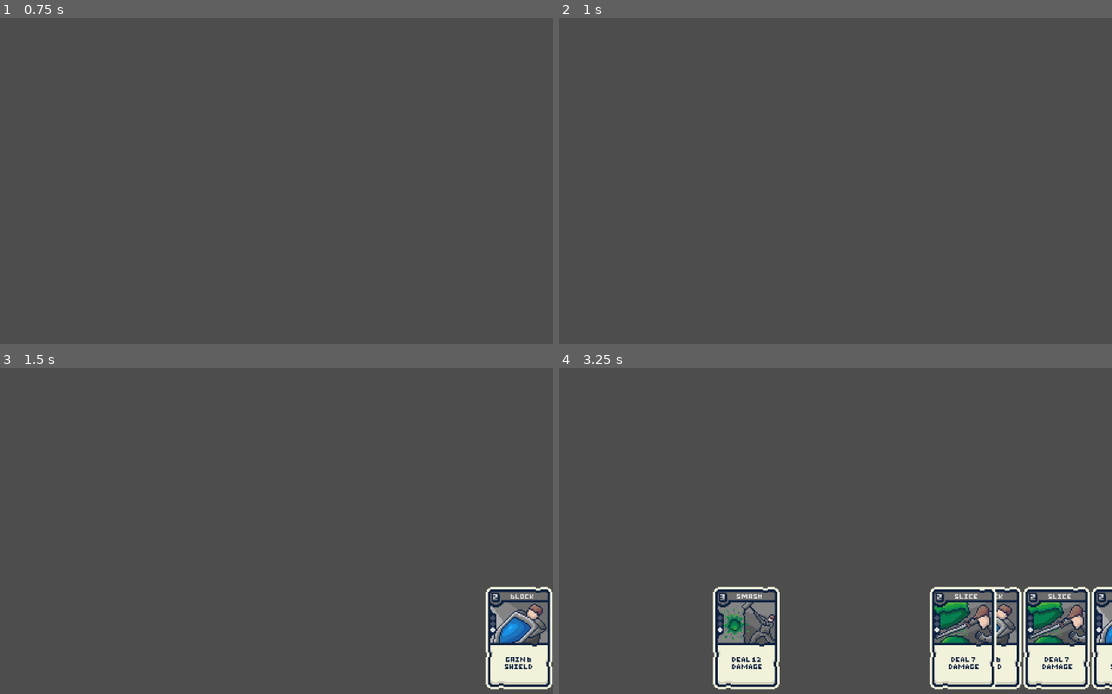
Above: before the commit, frames 1-4 (two rows, left to right).
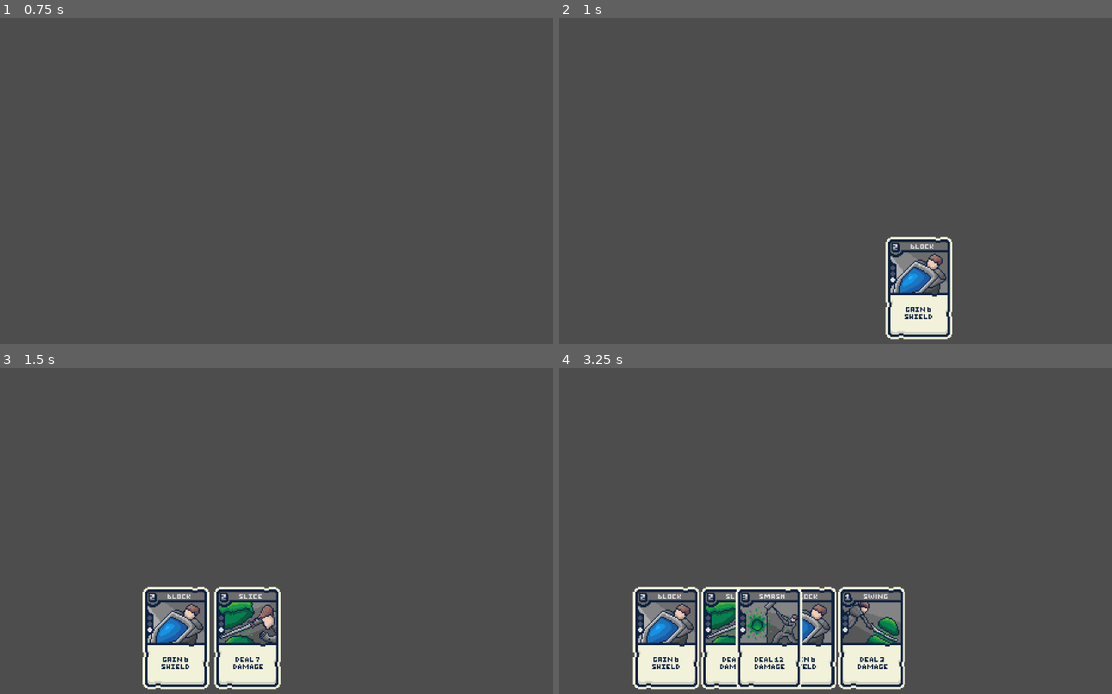
Above: after the commit, the same moments.

Repository: Fredeblok0912/Card_game
Game: Godot game, scene res://menu.tscn
Same seed, same stepped clock (60 frames per second), same inputs: the game is played once before the commit and once after it.
Inputs:
- Up to frame 1 (0.75 s): click "Start Game" at 0.5 s
- Up to frame 2 (1 s): no input
- Up to frame 3 (1.5 s): hold Up (ui_up) from 1.28 s (still down)
- Up to frame 4 (3.25 s): release Up (ui_up) at 2.03 s; hold Down (ui_down) 2.03-2.78 s; hold Up (ui_up) from 2.78 s (still down)

Frame 1 is identical in both runs. In frame 2, 3.6% of the frame differs, in the area x 59-72%, y 67-99%; in frame 3, 11%; in frame 4, 22%, in the area x 13-100%, y 67-99%.

Commit message:
Carddrawing is fucked now btw

Diff:
--- a/Cardlist.gd
+++ b/Cardlist.gd
@@ -62,4 +62,5 @@
 var decklist = [1,2,2,3,4,4]       		# Det permanente deck som bliver kopieret til hvert combat, er den som man skal add kort til når man køber
 var current_decklist = [1,2,2,3,4,4]	# Kort som er i spillerens deck under combat, burde være tom og kopiere inholdet af decklist, men for testing rn er den fyldt
 var hand_cards = []						# Kort som er i spillerens hånd
+#Discard should be empty, this is for testing purposes
 var discard_pile = [6,6,6,6,6]
--- a/Gamecode.gd
+++ b/Gamecode.gd
@@ -13,13 +13,13 @@
 	draw_cards(3)
 
 
-#Trækker N kort til hånden og
 func draw_cards(n: int):
 	for i in range(n):
 		if Cardlist.current_decklist.size() > 0:
 			var card_id = Cardlist.current_decklist.pop_front()
 			Cardlist.hand_cards.append(card_id)
 			await get_tree().create_timer(0.3).timeout
+			print("drew a card")
 			add_card(card_id)
 		elif Cardlist.current_decklist.size() <= 0 && Cardlist.discard_pile.size() <= 0:
 			print("Deck and Discard Pile empty")
@@ -29,6 +29,7 @@
 			var card_id = Cardlist.current_decklist.pop_front()
 			Cardlist.hand_cards.append(card_id)
 			await get_tree().create_timer(0.3).timeout
+			print("shuffled Discard pile into drawpile and drew a card")
 			add_card(card_id)
 
 #----------------------------------------------------------------------------
@@ -49,7 +50,7 @@
 	card_sprite.scale = Vector2(card_scale, card_scale)
 	add_child(card_sprite)
 	var viewport_width = get_viewport().get_visible_rect().size.x
-	card_sprite.position = Vector2(viewport_width + 200, hand_y)
+	card_sprite.global_position = Vector2(viewport_width, hand_y)
 
 	hand_sprites.append(card_sprite)
 	_update_hand_positions()
@@ -57,14 +58,13 @@
 func _update_hand_positions() -> void:
 	var viewport_width = get_viewport().get_visible_rect().size.x
 	var total_width = (hand_sprites.size() - 1) * card_spacing
-	var start_x = viewport_width / 2 - total_width / 2
+	var start_x = viewport_width / 2 - total_width /2
 
 	for i in range(hand_sprites.size()):
 		var target_x = start_x + i * card_spacing
 		var target_pos = Vector2(target_x, hand_y)
-
 		var tween = create_tween()
-		tween.tween_property(hand_sprites[i], "position", target_pos, tween_duration).set_trans(Tween.TRANS_SINE).set_ease(Tween.EASE_OUT)
+		tween.tween_property(hand_sprites[i], "global_position", target_pos, tween_duration).set_trans(Tween.TRANS_SINE).set_ease(Tween.EASE_OUT)
 
 func card_played(ID):
 	print("played"+Cardlist.hand_cards[ID])
@@ -82,5 +82,5 @@
 
 #Midlertid kode for at trække kort på input
 func _input(event):
-	if event.is_action_pressed("ui_up"):
+	if event.is_action_pressed("ui_down"):
 		draw_cards(1)
--- a/game.tscn
+++ b/game.tscn
@@ -8,11 +8,10 @@
 script = ExtResource("1_e2o6t")
 
 [node name="Cardlist" type="Node2D" parent="."]
-position = Vector2(-577, -1)
 script = ExtResource("1_feb5d")
 
 [node name="GameCamera" type="Camera2D" parent="."]
+position = Vector2(576, 0)
 
 [node name="Gamecode" type="Node2D" parent="."]
-position = Vector2(-578, 0)
 script = ExtResource("3_feb5d")
